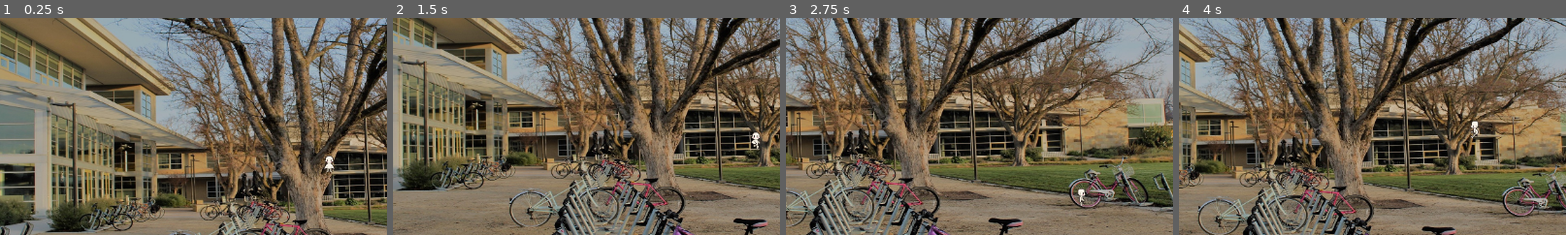
Above: before the commit, frames 1-4 (left to right).
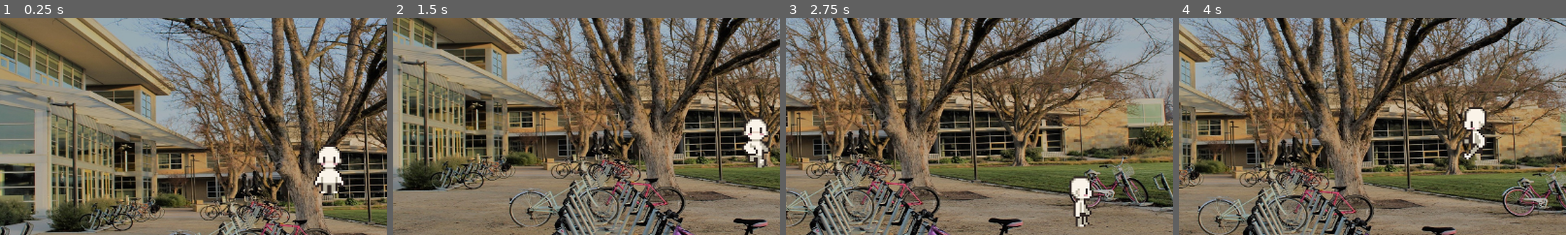
Above: after the commit, the same moments.

Repository: nithinsenthil/UCDBTS
Game: Godot game, scene res://Scenes/world.tscn
Same seed, same stepped clock (60 frames per second), same inputs: the game is played once before the commit and once after it.
Inputs (mouse positions are % of the whole screen's width and height, from its top left):
- Up to frame 1 (0.25 s): no input
- Up to frame 2 (1.5 s): tap Enter at 0.5 s; move the mouse to (72, 45) at 0.52 s; hold D (Right) 0.53-1.28 s; move the mouse to (30, 55) at 1.27 s; hold S (Down) from 1.28 s (still down)
- Up to frame 3 (2.75 s): move the mouse to (60, 28) at 2.02 s; release S (Down) at 2.03 s; hold D (Right) from 2.03 s (still down)
- Up to frame 4 (4 s): move the mouse to (45, 70) at 2.77 s; release D (Right) at 2.78 s; hold W (Up) 2.78-3.53 s; move the mouse to (80, 65) at 3.52 s; hold A (Left) from 3.53 s (still down)
The pictures show only the part of the screen within x 8-57%, y 17-67%; the shares and areas given below are measured in that part.

The runs differ from the first frame. In frame 1, 1.1% of the frame differs, in the area x 80-90%, y 58-81%; in frame 2, 1.0%; in frame 3, 1.0%; in frame 4, 1.0%.

Commit message:
Fix run spritesheet and scale up player

Diff:
--- a/ucdbts/Scenes/player.tscn
+++ b/ucdbts/Scenes/player.tscn
@@ -6,8 +6,8 @@
 [ext_resource type="Script" uid="uid://de70p5q4tui7t" path="res://Scripts/character_facing.gd" id="4_vgqql"]
 
 [sub_resource type="CapsuleShape2D" id="CapsuleShape2D_6t5aa"]
-radius = 6.0
-height = 26.0
+radius = 18.0
+height = 76.0
 
 [sub_resource type="AtlasTexture" id="AtlasTexture_6t5aa"]
 atlas = ExtResource("2_cvnsp")
@@ -73,37 +73,61 @@
 atlas = ExtResource("3_6t5aa")
 region = Rect2(48, 64, 16, 32)
 
+[sub_resource type="AtlasTexture" id="AtlasTexture_fs7ks"]
+atlas = ExtResource("3_6t5aa")
+region = Rect2(64, 64, 16, 32)
+
+[sub_resource type="AtlasTexture" id="AtlasTexture_l6n3p"]
+atlas = ExtResource("3_6t5aa")
+region = Rect2(80, 64, 16, 32)
+
+[sub_resource type="AtlasTexture" id="AtlasTexture_olqyp"]
+atlas = ExtResource("3_6t5aa")
+region = Rect2(0, 0, 16, 32)
+
 [sub_resource type="AtlasTexture" id="AtlasTexture_wpjfl"]
 atlas = ExtResource("3_6t5aa")
-region = Rect2(0, 0, 16, 32)
+region = Rect2(16, 0, 16, 32)
 
 [sub_resource type="AtlasTexture" id="AtlasTexture_bi64h"]
 atlas = ExtResource("3_6t5aa")
-region = Rect2(16, 0, 16, 32)
+region = Rect2(32, 0, 16, 32)
 
 [sub_resource type="AtlasTexture" id="AtlasTexture_2ijsl"]
 atlas = ExtResource("3_6t5aa")
-region = Rect2(32, 0, 16, 32)
+region = Rect2(48, 0, 16, 32)
 
 [sub_resource type="AtlasTexture" id="AtlasTexture_p1odr"]
 atlas = ExtResource("3_6t5aa")
-region = Rect2(48, 0, 16, 32)
-
-[sub_resource type="AtlasTexture" id="AtlasTexture_fs7ks"]
+region = Rect2(64, 0, 16, 32)
+
+[sub_resource type="AtlasTexture" id="AtlasTexture_0gysh"]
+atlas = ExtResource("3_6t5aa")
+region = Rect2(80, 0, 16, 32)
+
+[sub_resource type="AtlasTexture" id="AtlasTexture_vfarp"]
 atlas = ExtResource("3_6t5aa")
 region = Rect2(0, 32, 16, 32)
 
-[sub_resource type="AtlasTexture" id="AtlasTexture_l6n3p"]
+[sub_resource type="AtlasTexture" id="AtlasTexture_y6uwr"]
 atlas = ExtResource("3_6t5aa")
 region = Rect2(16, 32, 16, 32)
 
-[sub_resource type="AtlasTexture" id="AtlasTexture_olqyp"]
+[sub_resource type="AtlasTexture" id="AtlasTexture_83xs0"]
 atlas = ExtResource("3_6t5aa")
 region = Rect2(32, 32, 16, 32)
 
-[sub_resource type="AtlasTexture" id="AtlasTexture_0gysh"]
+[sub_resource type="AtlasTexture" id="AtlasTexture_ypfnu"]
 atlas = ExtResource("3_6t5aa")
 region = Rect2(48, 32, 16, 32)
+
+[sub_resource type="AtlasTexture" id="AtlasTexture_xuaoq"]
+atlas = ExtResource("3_6t5aa")
+region = Rect2(64, 32, 16, 32)
+
+[sub_resource type="AtlasTexture" id="AtlasTexture_wohnl"]
+atlas = ExtResource("3_6t5aa")
+region = Rect2(80, 32, 16, 32)
 
 [sub_resource type="SpriteFrames" id="SpriteFrames_yh6i2"]
 animations = [{
@@ -170,6 +194,12 @@
 }, {
 "duration": 1.0,
 "texture": SubResource("AtlasTexture_igrcy")
+}, {
+"duration": 1.0,
+"texture": SubResource("AtlasTexture_fs7ks")
+}, {
+"duration": 1.0,
+"texture": SubResource("AtlasTexture_l6n3p")
 }],
 "loop": true,
 "name": &"run_back",
@@ -177,6 +207,9 @@
 }, {
 "frames": [{
 "duration": 1.0,
+"texture": SubResource("AtlasTexture_olqyp")
+}, {
+"duration": 1.0,
 "texture": SubResource("AtlasTexture_wpjfl")
 }, {
 "duration": 1.0,
@@ -187,6 +220,9 @@
 }, {
 "duration": 1.0,
 "texture": SubResource("AtlasTexture_p1odr")
+}, {
+"duration": 1.0,
+"texture": SubResource("AtlasTexture_0gysh")
 }],
 "loop": true,
 "name": &"run_front",
@@ -194,16 +230,22 @@
 }, {
 "frames": [{
 "duration": 1.0,
-"texture": SubResource("AtlasTexture_fs7ks")
-}, {
-"duration": 1.0,
-"texture": SubResource("AtlasTexture_l6n3p")
-}, {
-"duration": 1.0,
-"texture": SubResource("AtlasTexture_olqyp")
-}, {
-"duration": 1.0,
-"texture": SubResource("AtlasTexture_0gysh")
+"texture": SubResource("AtlasTexture_vfarp")
+}, {
+"duration": 1.0,
+"texture": SubResource("AtlasTexture_y6uwr")
+}, {
+"duration": 1.0,
+"texture": SubResource("AtlasTexture_83xs0")
+}, {
+"duration": 1.0,
+"texture": SubResource("AtlasTexture_ypfnu")
+}, {
+"duration": 1.0,
+"texture": SubResource("AtlasTexture_xuaoq")
+}, {
+"duration": 1.0,
+"texture": SubResource("AtlasTexture_wohnl")
 }],
 "loop": true,
 "name": &"run_side",
@@ -215,10 +257,12 @@
 script = ExtResource("1_cvnsp")
 
 [node name="CollisionShape2D" type="CollisionShape2D" parent="."]
-position = Vector2(0, 3)
+position = Vector2(0, 9)
 shape = SubResource("CapsuleShape2D_6t5aa")
 
 [node name="AnimatedSprite2D" type="AnimatedSprite2D" parent="."]
+texture_filter = 1
+scale = Vector2(3, 3)
 sprite_frames = SubResource("SpriteFrames_yh6i2")
-animation = &"run_side"
+animation = &"run_front"
 script = ExtResource("4_vgqql")
Binary file changed: ucdbts/Assets/character/run_template.png
Not shown: 1 places in ucdbts/Scenes/player.tscn that only renumber resources
Not shown, changed: ucdbts/Assets/character/run_template.mdp
